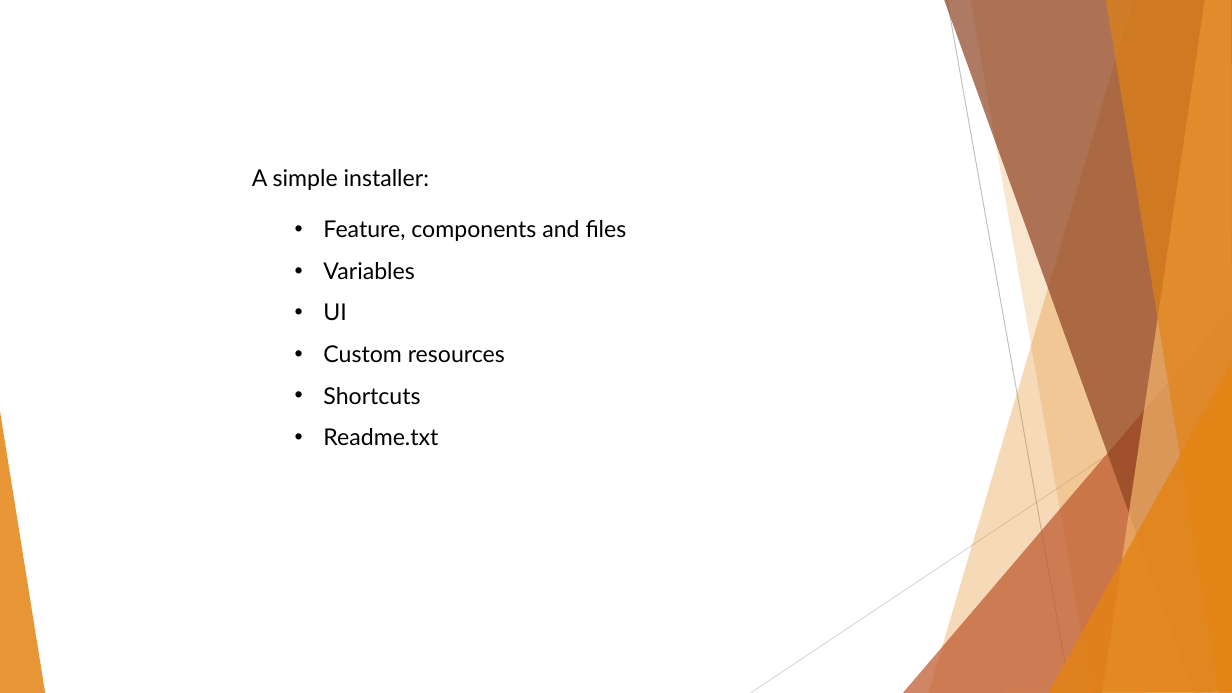
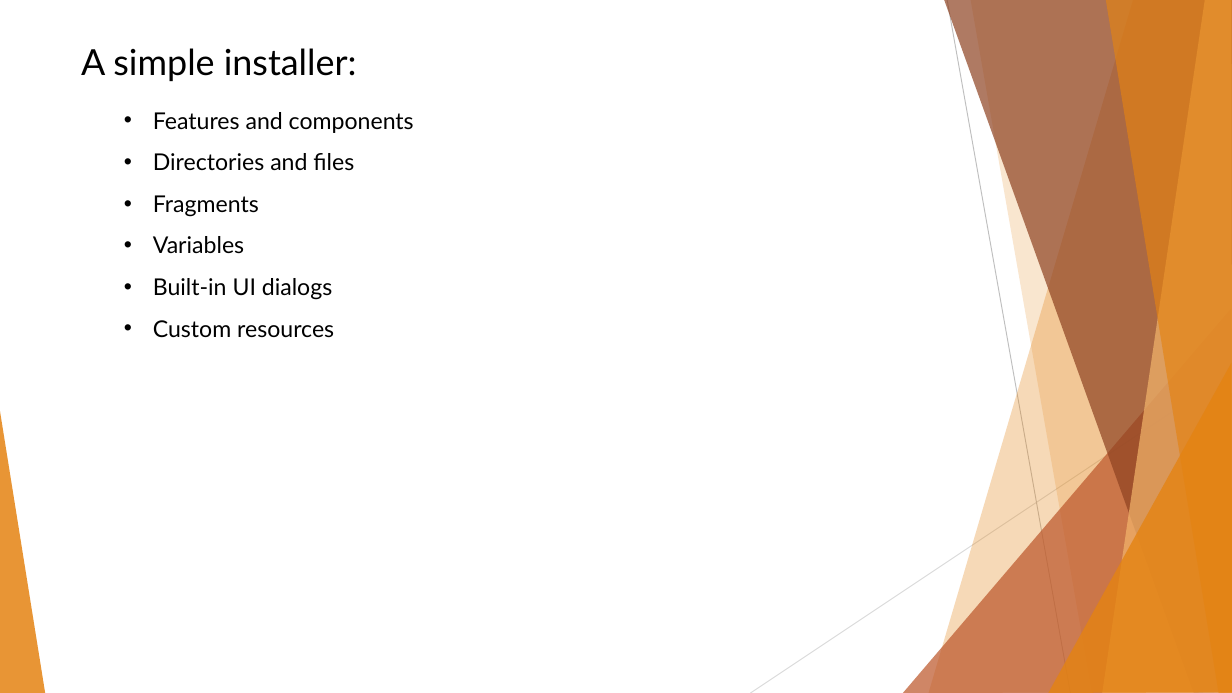
Before and after one commit to BinaryStudioAcademy/WixGettingStartedCourse, a slide deck: slide 8 of Part 1/WiX Part 1.pptx. Drawn at 1232x693 pixels with LibreOffice and Linux fonts; fonts in the diff are those of the drawing. Boxes give left, top, right and bottom in pixels: in the first picture for what was removed or moved away, otherwise in the second. Text is boxed around its words. In the diff, an @@ line names an element or a change of style, - is before the commit and + after.

Commit message:
Simplified Install. Improved presentation.

```diff
--- a/Part 1/WiX Part 1.pptx
+++ b/Part 1/WiX Part 1.pptx
@@ text "A simple installer:": place and size @@
-text "A simple installer:" at [252,169,429,190]
+text "A simple installer:" at [81,48,357,81]
@@ text "A simple installer:" at [81,48,357,81]: size 18 to 28 pt @@
@@ text "Features and components": place and size @@
-text "Features and components" at [323,220,627,445]
+text "Features and components" at [153,112,414,338]
@@ text at [153,112,414,217]: text changed @@
-• Feature, components and files
+• Features and components
+• Directories and files
+• Fragments
@@ text at [153,278,332,300]: text changed @@
-• UI
+• Built-in UI dialogs
@@ text at [323,387,438,445]: paragraphs removed @@
-• Shortcuts
-• Readme.txt
```
Also in this commit, not shown: 3 other slides changed, 3 slides added, 5 other files.
